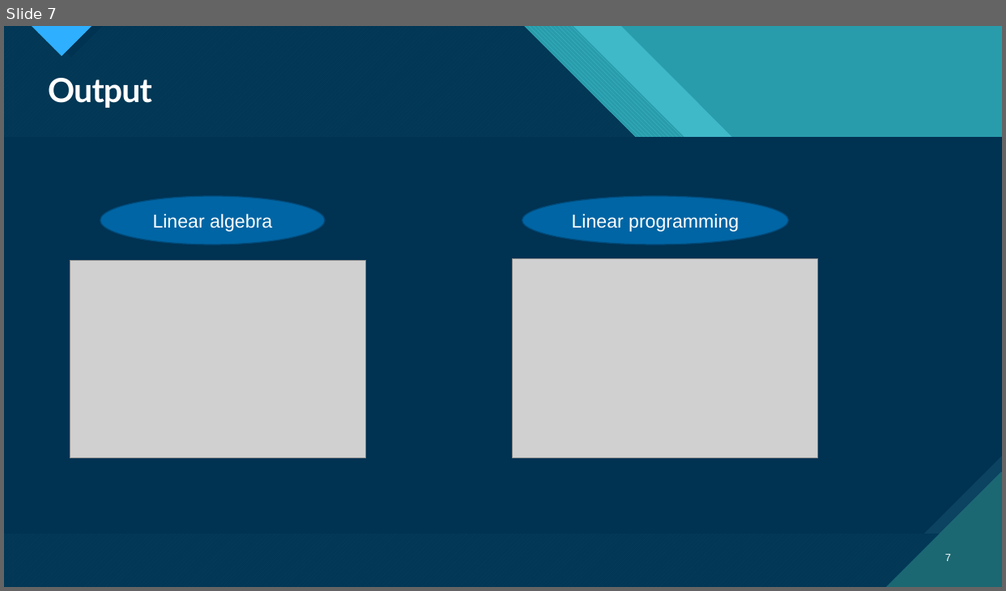
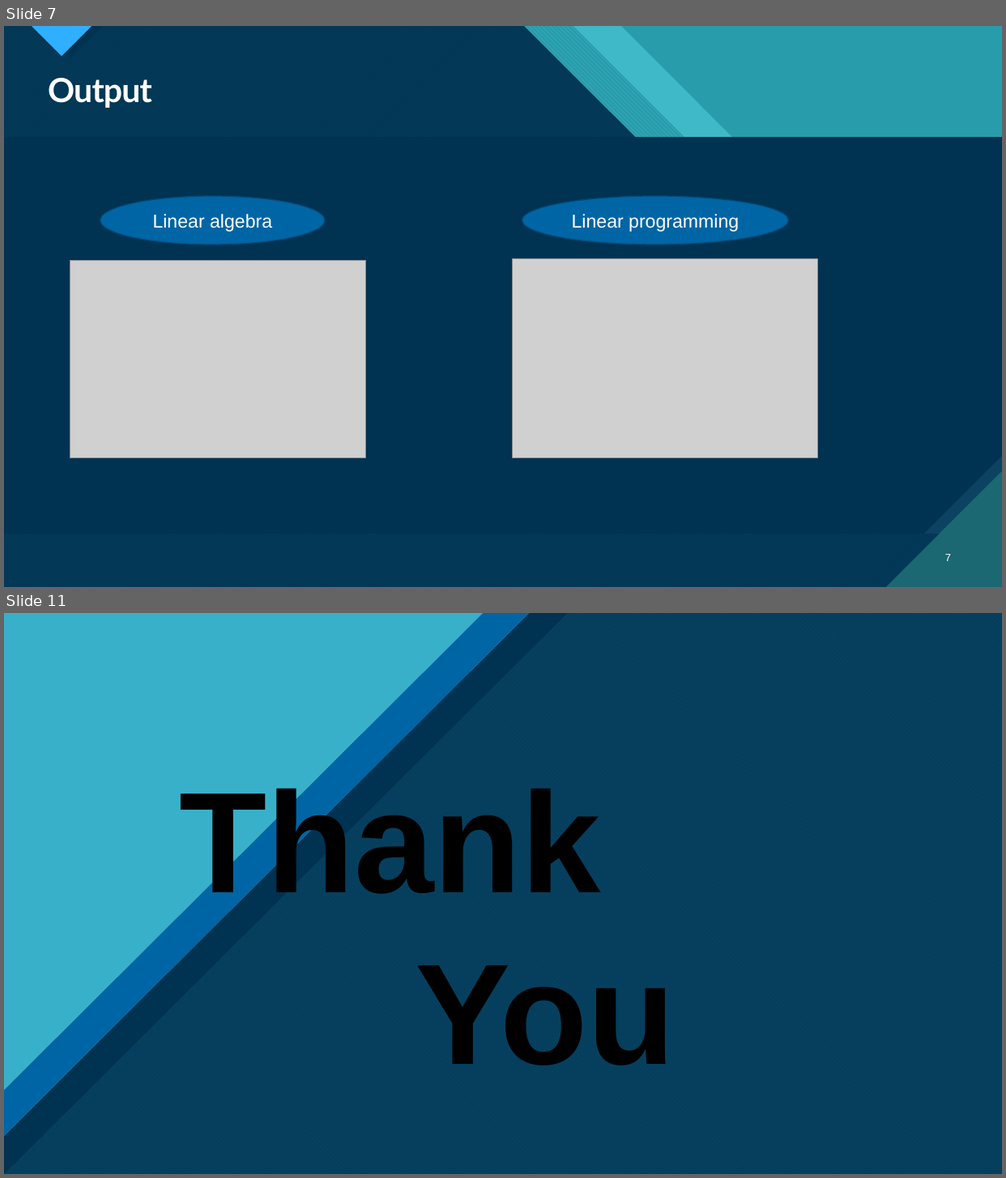
Before and after one commit to mdSakibAlHasan/Mobile_banking, a slide deck: SOFTWARE PROJECT LAB-1.pptx. Shown one above the other, each under a label of ours: slide 7 before the commit, slides 7 and 11 after it; the slides between them are not shown. The pictures are 1006x591 and 1006x1178 pixels, drawn with LibreOffice and Linux fonts; fonts in the diff are those of the drawing; grey boxes stand for pictures. Boxes give left, top, right and bottom in pixels: in the first picture for what was removed or moved away, otherwise in the second. Text is boxed around its words. In the diff, an @@ line names an element or a change of style, - is before the commit and + after.

```diff
--- a/SOFTWARE PROJECT LAB-1.pptx
+++ b/SOFTWARE PROJECT LAB-1.pptx
@@ slide 11 added at <box>4,613,1002,1174</box>, background #FFFFFF; not listed: 9 template elements that a slide beside it also shows @@
@@ rectangle added at <box>4,613,1002,1174</box>, fill #0065A4 @@
@@ freeform shape added at <box>4,613,1002,1174</box>, fill #47C3D3 at 74% opacity @@
@@ freeform shape added at <box>4,613,1002,1174</box>, fill pattern #0065A4 on #47C3D3 @@
@@ freeform shape added at <box>4,613,1002,1174</box>, fill #003352 at 90% opacity @@
@@ right triangle added at <box>4,613,567,1174</box>, fill #003352 @@
@@ right triangle added at <box>4,613,529,1136</box>, fill pattern #0065A4 on #47C3D3 @@
@@ right triangle added at <box>4,613,484,1091</box>, fill #47C3D3 at 80% opacity @@
@@ text added at <box>179,778,675,1066</box>, 138 pt, text #000000, bold @@
+Thank You
```
Also in this commit, not shown: 5 slides changed, 2 slides removed.
